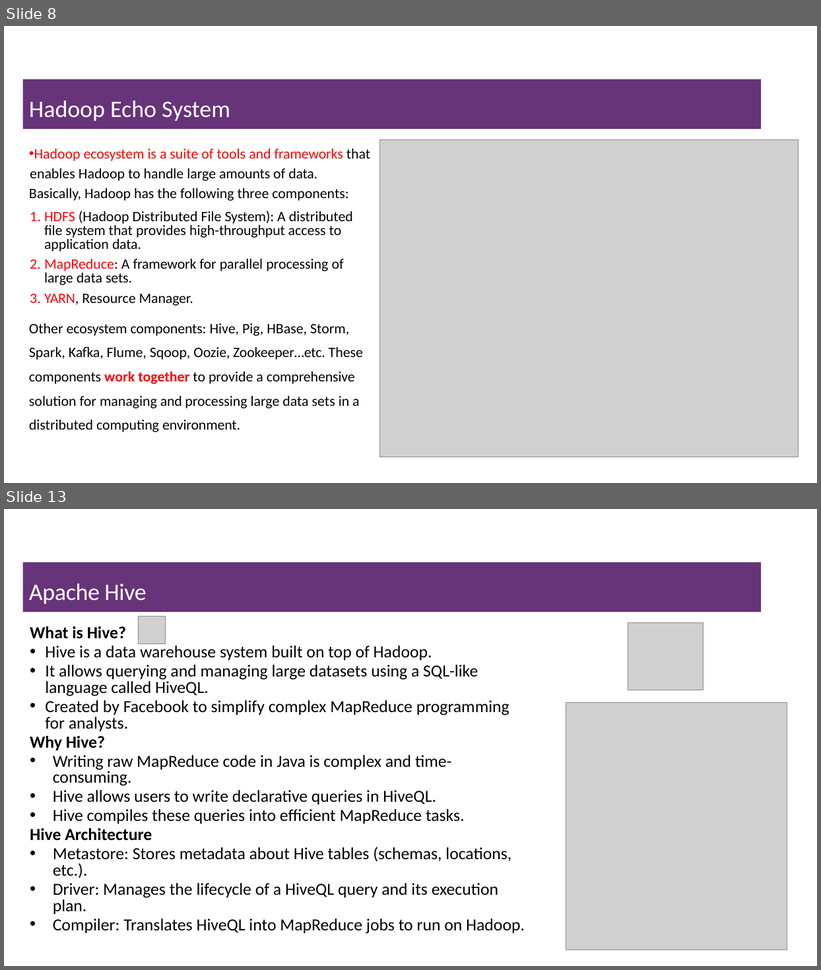
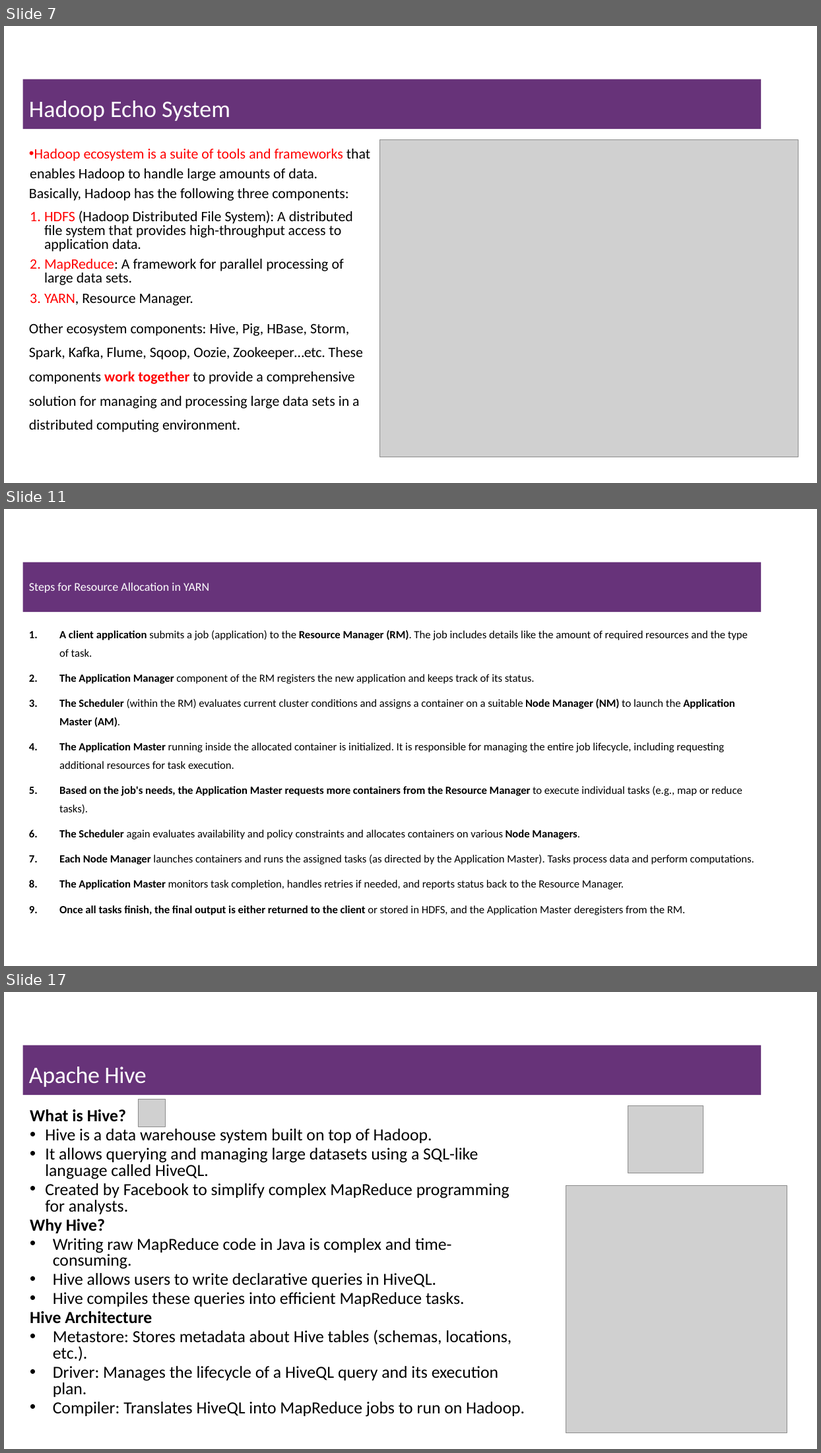
Before and after one commit to msfasha/307401-Big-Data, a slide deck: 20243/section_2_introduction_to_hadoop_eco_system/2-Introduction to Hadoop Eco System.pptx. Shown one above the other, each under a label of ours: slides 8 and 13 before the commit, slides 7, 11 and 17 after it; the slides between them are not shown. The pictures are 821x970 and 821x1453 pixels, drawn with LibreOffice and Linux fonts; fonts in the diff are those of the drawing; grey boxes stand for pictures; background and template pictures are left out. Boxes give left, top, right and bottom in pixels: in the first picture for what was removed or moved away, otherwise in the second. Text is boxed around its words. In the diff, an @@ line names an element or a change of style, - is before the commit and + after.

```diff
--- a/20243/section_2_introduction_to_hadoop_eco_system/2-Introduction to Hadoop Eco System.pptx
+++ b/20243/section_2_introduction_to_hadoop_eco_system/2-Introduction to Hadoop Eco System.pptx
@@ slide 11 added at [4, 509, 817, 966], background #FFFFFF @@
@@ title added at [23, 562, 762, 612], fill #67337A, 14 pt, text #FFFFFF @@
+Steps for Resource Allocation in YARN
@@ text added at [59, 630, 754, 916], 12.9 pt, text #000000 @@
+1. A client application submits a job (application) to the Resource Manager (RM). The job includes details like the amount of required resources and the type of task.
+2. The Application Manager component of the RM registers the new application and keeps track of its status.
+3. The Scheduler (within the RM) evaluates current cluster conditions and assigns a container on a suitable Node Manager (NM) to launch the Application Master (AM).
+4. The Application Master running inside the allocated container is initialized. It is responsible for managing the entire job lifecycle, including requesting additional resources for task execution.
+5. Based on the job's needs, the Application Master requests more containers from the Resource Manager to execute individual tasks (e.g., map or reduce tasks).
+6. The Scheduler again evaluates availability and policy constraints and allocates containers on various Node Managers.
+7. Each Node Manager launches containers and runs the assigned tasks (as directed by the Application Master). Tasks process data and perform computations.
+8. The Application Master monitors task completion, handles retries if needed, and reports status back to the Resource Manager.
+9. Once all tasks finish, the final output is either returned to the client or stored in HDFS, and the Application Master deregisters from the RM.
@@ what was slide 8 is now slide 7 @@
@@ what was slide 13 is now slide 17 @@
```
Also in this commit, not shown: 5 slides changed, 4 other slides added, 3 slides removed, 2 other files.
